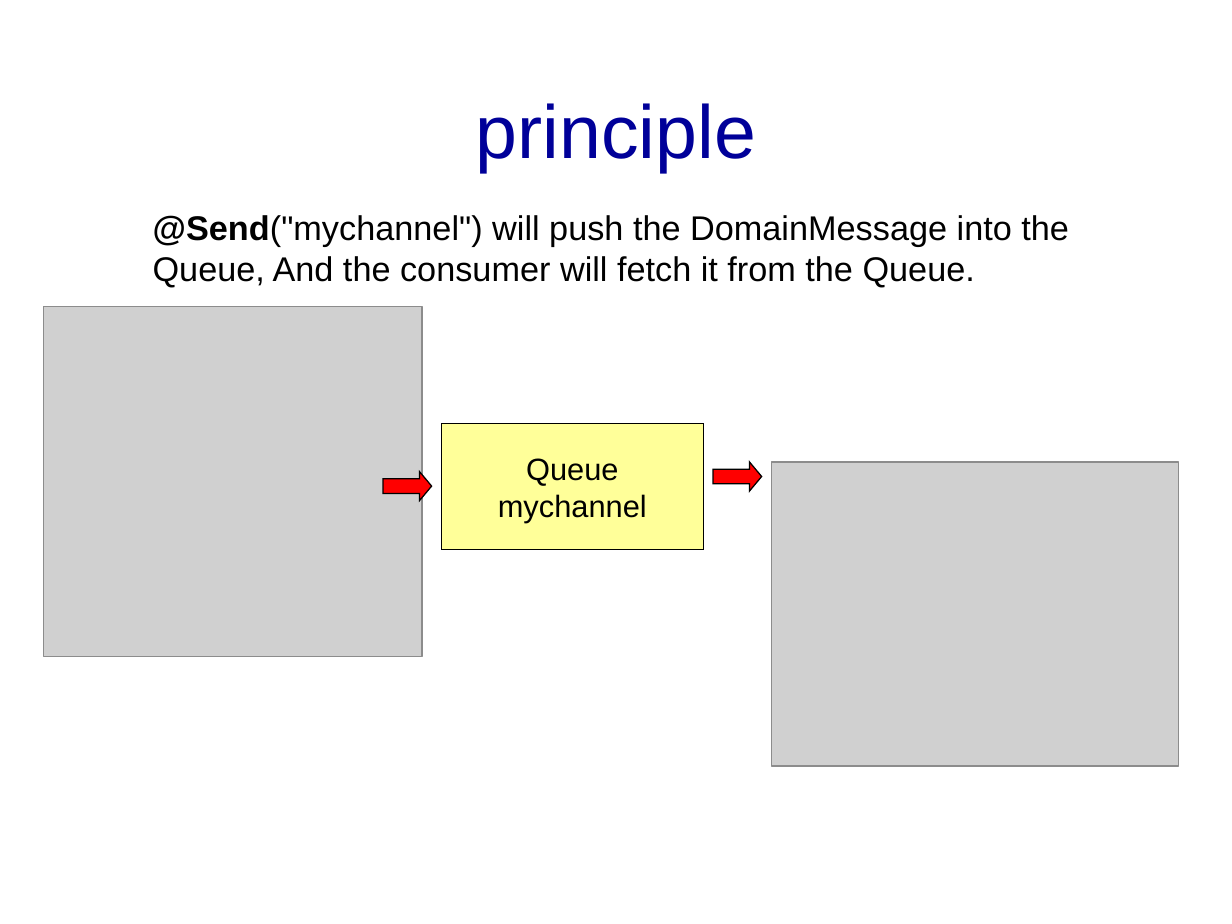
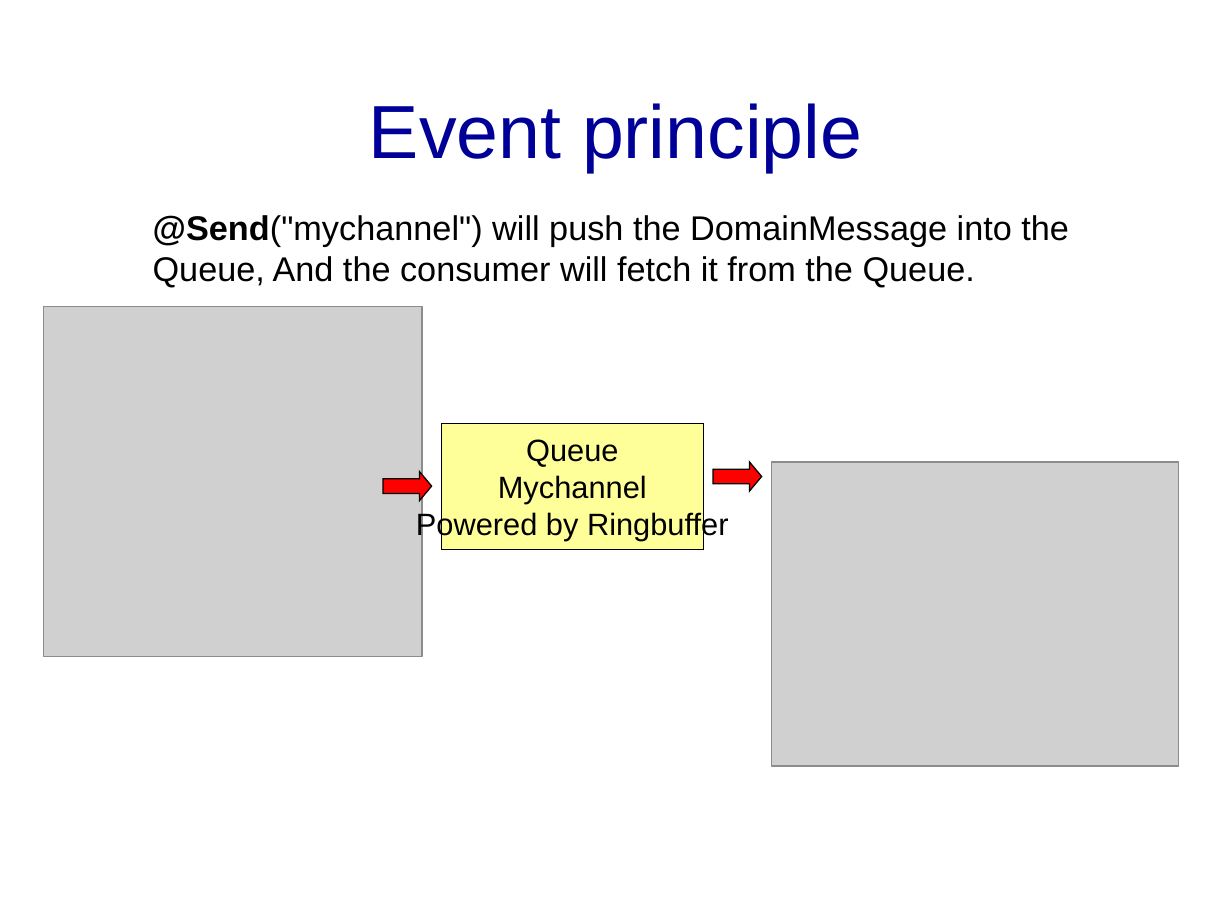
Before and after one commit to banq/banq.github.io, a slide deck: slide 22 of JdonFramework.ppt (slide 21 before the commit). Drawn at 1232x924 pixels with LibreOffice and Linux fonts; fonts in the diff are those of the drawing; grey boxes stand for pictures; background and template pictures are left out. Boxes give left, top, right and bottom in pixels: in the first picture for what was removed or moved away, otherwise in the second. Text is boxed around its words. In the diff, an @@ line names an element or a change of style, - is before the commit and + after.

```diff
--- a/JdonFramework.ppt
+++ b/JdonFramework.ppt
@@ title at [369,103,862,172]: text changed @@
-principle
+Event principle
@@ text in rectangle at [416,475,729,541]: text changed @@
-mychannel
+Mychannel
+Powered by Ringbuffer
```
Also in this commit, not shown: 22 other slides changed, 8 slides added, 17 slides removed.
